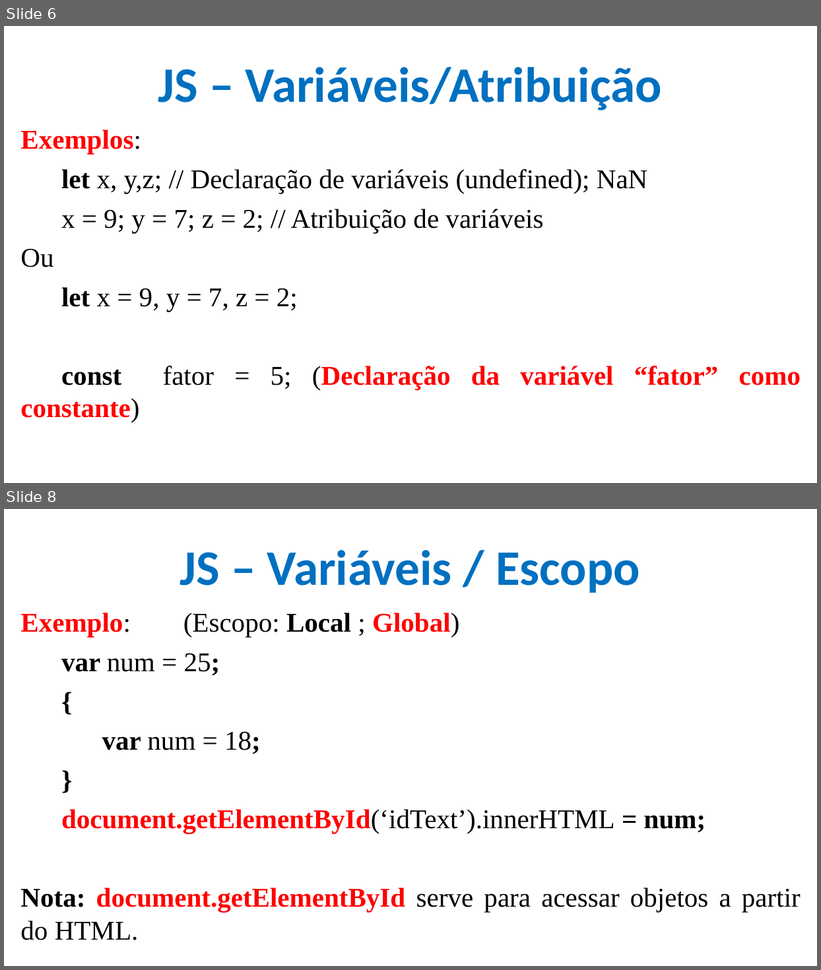
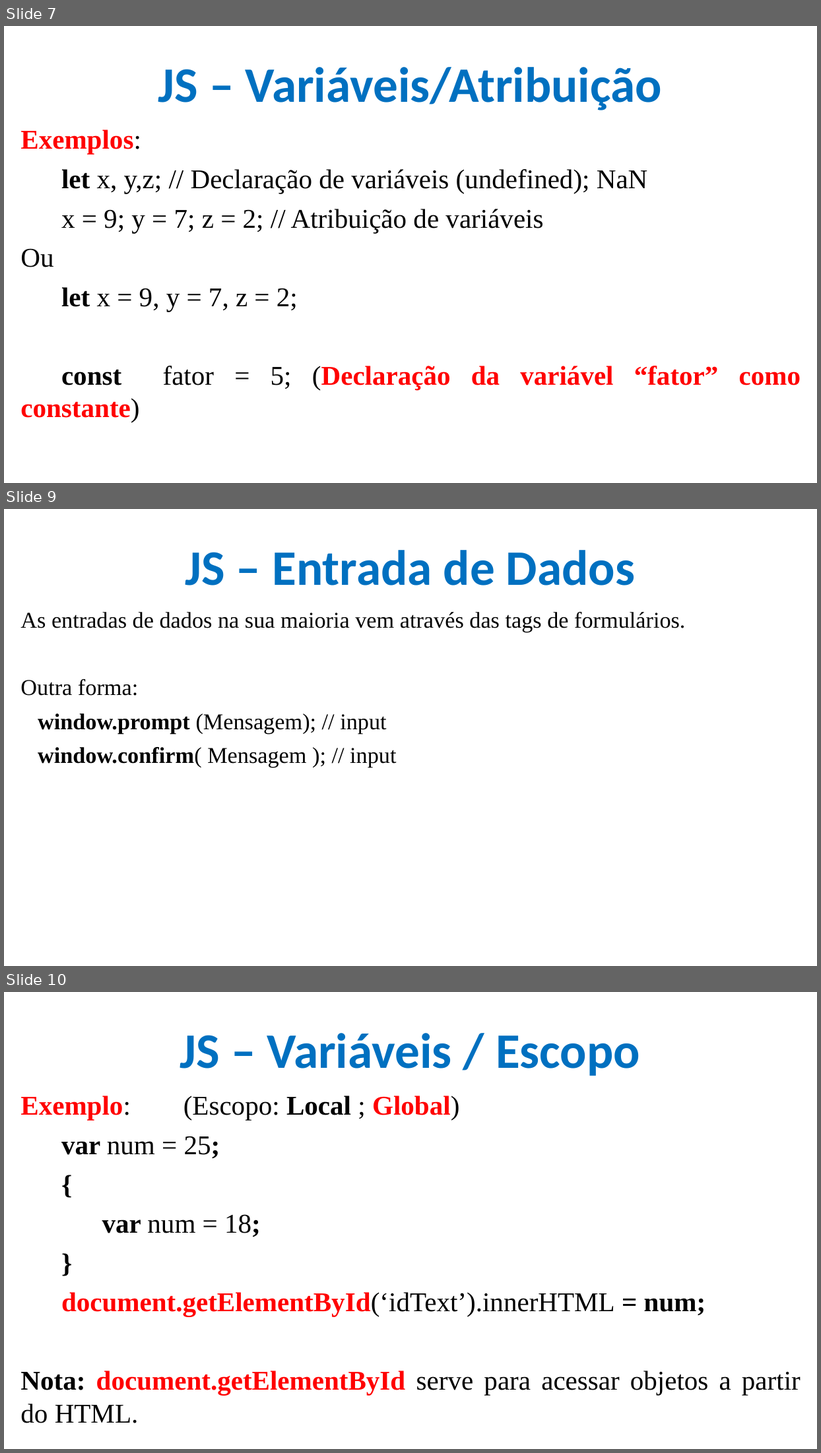
Before and after one commit to CloudEducationBrazil/WydenDesenvolvimentoWebPHP, a slide deck: 01 Classes/Aula 09 Desenvolvimento Web PHP - JS.pptx. Shown one above the other, each under a label of ours: slides 6 and 8 before the commit, slides 7, 9 and 10 after it; the slides between them are not shown. The pictures are 821x970 and 821x1453 pixels, drawn with LibreOffice and Linux fonts; fonts in the diff are those of the drawing; background and template pictures are left out. Boxes give left, top, right and bottom in pixels: in the first picture for what was removed or moved away, otherwise in the second. Text is boxed around its words. In the diff, an @@ line names an element or a change of style, - is before the commit and + after.

```diff
--- a/01 Classes/Aula 09 Desenvolvimento Web PHP - JS.pptx
+++ b/01 Classes/Aula 09 Desenvolvimento Web PHP - JS.pptx
@@ slide 9 added at <box>4,509,817,966</box>, background picture (left out) @@
@@ title added at <box>186,550,635,586</box>, 44 pt, text #0070C0, bold @@
+JS – Entrada de Dados
@@ text added at <box>20,612,685,768</box>, 20 pt, text #000000 @@
+As entradas de dados na sua maioria vem através das tags de formulários.
+Outra forma:
+window.prompt (Mensagem); // input
+window.confirm( Mensagem ); // input
@@ what was slide 6 is now slide 7 @@
@@ what was slide 8 is now slide 10 @@
```
Also in this commit, not shown: 2 slides changed, 1 other slide added, 1 other file.
